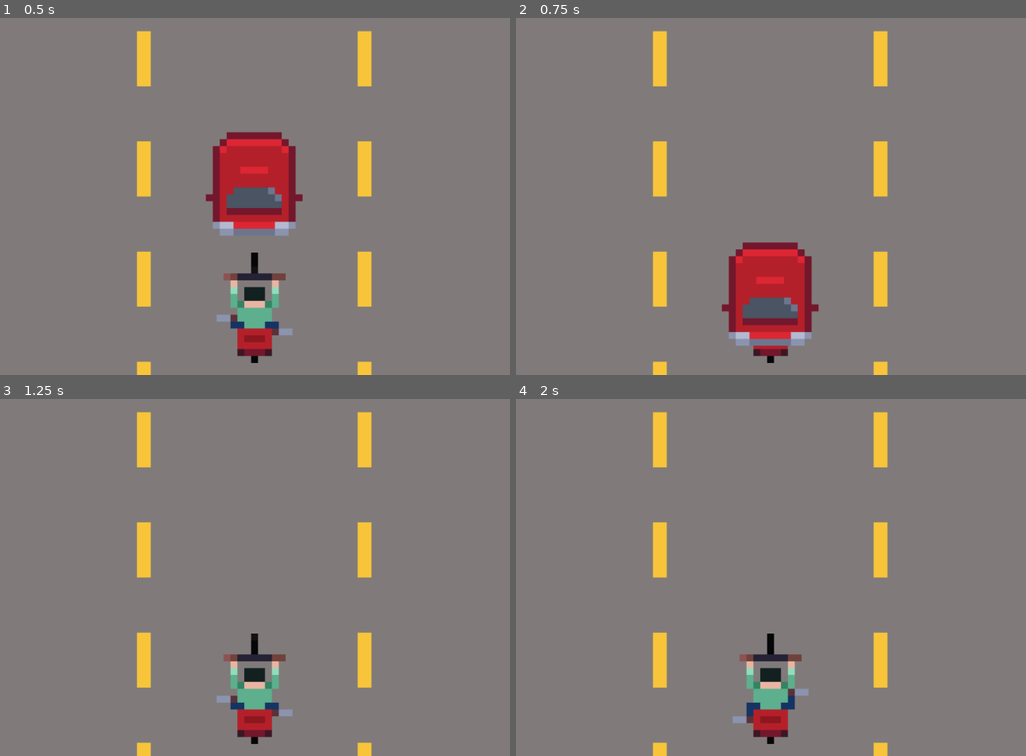
Above: before the commit, frames 1-4 (two rows, left to right).
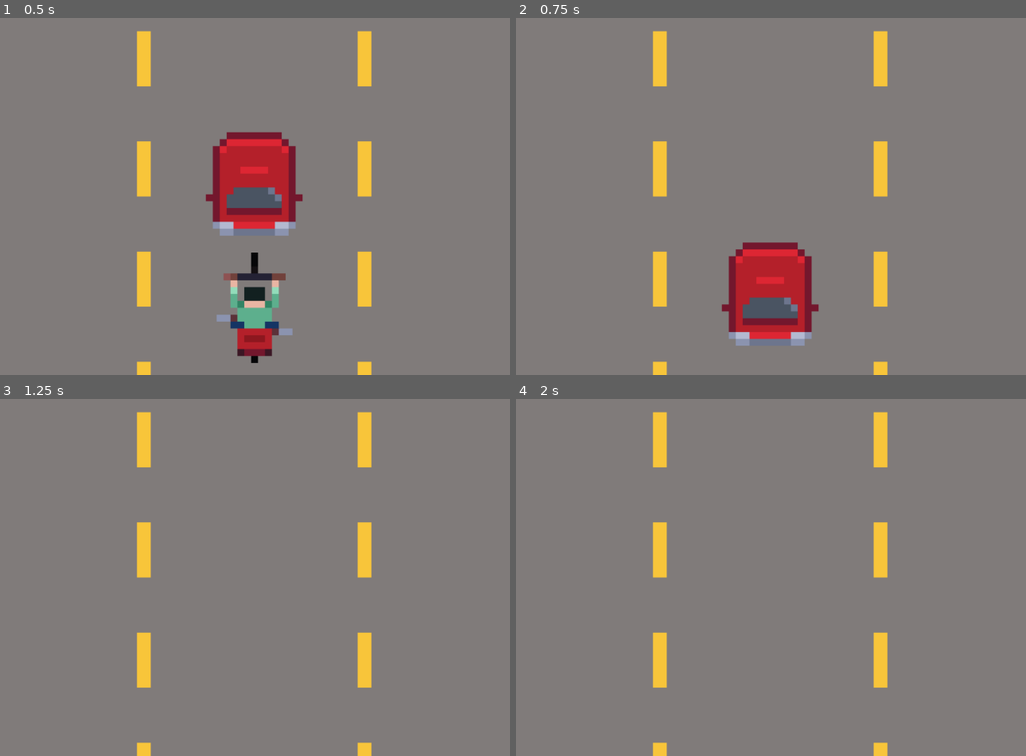
Above: after the commit, the same moments.

Repository: Kolin63/DoorDasher
Game: Godot game, scene res://main.tscn
Two runs of this game, one before a commit and one after it. Both use one fixed random seed, a clock stepped at 60 frames per second and the inputs below.
Inputs:
- Up to frame 1 (0.5 s): no input
- Up to frame 2 (0.75 s): hold W (move_up) from 0.53 s (still down)
- Up to frame 3 (1.25 s): keep holding W (move_up)
- Up to frame 4 (2 s): keep holding W (move_up)

Frame 1 is identical in both runs. In frame 2, 0.2% of the frame differs, in the area x 46-54%, y 91-97%; in frame 3, 2.0%; in frame 4, 2.1%, in the area x 42-58%, y 65-97%.

Commit message:
Made player queue free when hit car

Diff:
--- a/Player.gd
+++ b/Player.gd
@@ -52,3 +52,12 @@
 	if lane > 0:
 		lane = 1
 		position.x = 960
+func die():
+	queue_free()
+
+
+
+
+func _on_area_2d_area_entered(area):
+	if area.name=="Car":
+		self.die()
--- a/player.tscn
+++ b/player.tscn
@@ -71,6 +71,9 @@
 radius = 43.0
 height = 120.0
 
+[sub_resource type="RectangleShape2D" id="RectangleShape2D_7v4ut"]
+size = Vector2(146, 132)
+
 [node name="Player" type="Area2D"]
 script = ExtResource("1_c10qi")
 
@@ -82,3 +85,11 @@
 
 [node name="CollisionShape2D" type="CollisionShape2D" parent="."]
 shape = SubResource("CapsuleShape2D_akwtf")
+
+[node name="Area2D" type="Area2D" parent="."]
+
+[node name="CollisionShape2D2" type="CollisionShape2D" parent="Area2D"]
+shape = SubResource("RectangleShape2D_7v4ut")
+
+[connection signal="area_entered" from="Area2D" to="." method="_on_area_2d_area_entered"]
+[connection signal="body_entered" from="Area2D" to="." method="_on_area_2d_body_entered"]
Not shown: 1 places in player.tscn that only renumber resources
